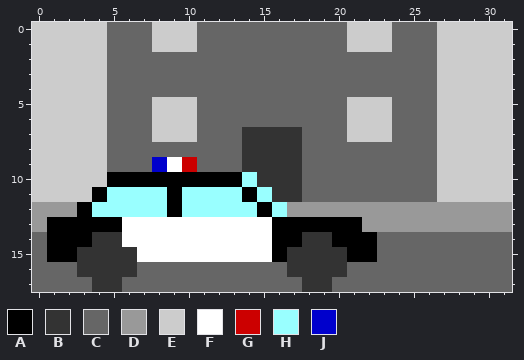
Pixel-art sprite: Common Files/Pages/Chapter 1/11/Drive-to-Officer-Home.png. Above, as it was before the edit.
The file is 32x18 pixels.
Palette (. is transparent): A #000000  B #333333  C #666666  D #999999  E #cccccc  F #ffffff  G #cc0000  H #99ffff  J #0000cc
Pixels before, first column x 0:
 0 EEEEECCCEEECCCCCCCCCCEEECCCEEEEE
 1 EEEEECCCEEECCCCCCCCCCEEECCCEEEEE
 2 EEEEECCCCCCCCCCCCCCCCCCCCCCEEEEE
 3 EEEEECCCCCCCCCCCCCCCCCCCCCCEEEEE
 4 EEEEECCCCCCCCCCCCCCCCCCCCCCEEEEE
 5 EEEEECCCEEECCCCCCCCCCEEECCCEEEEE
 6 EEEEECCCEEECCCCCCCCCCEEECCCEEEEE
 7 EEEEECCCEEECCCBBBBCCCEEECCCEEEEE
 8 EEEEECCCCCCCCCBBBBCCCCCCCCCEEEEE
 9 EEEEECCCJFGCCCBBBBCCCCCCCCCEEEEE
10 EEEEEAAAAAAAAAHBBBCCCCCCCCCEEEEE
11 EEEEAHHHHAHHHHAHBBCCCCCCCCCEEEEE
12 DDDAHHHHHAHHHHHAHDDDDDDDDDDDDDDD
13 DAAAAAFFFFFFFFFFAAAAAADDDDDDDDDD
14 CAAABBFFFFFFFFFFAABBAAACCCCCCCCC
15 CAABBBBFFFFFFFFFABBBBAACCCCCCCCC
16 CCCBBBBCCCCCCCCCCBBBBCCCCCCCCCCC
17 CCCCBBCCCCCCCCCCCCBBCCCCCCCCCCCC
The result:
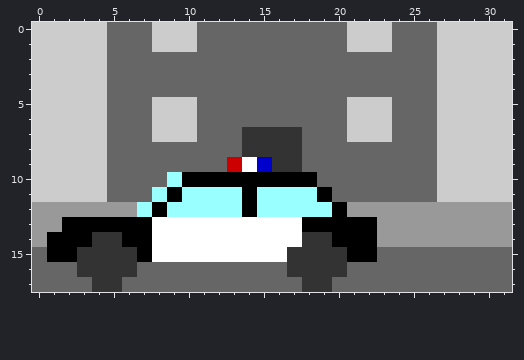
The edit:
Changed rows in their new state; - is an unchanged pixel.
first column x 0:
 9 --------CCC--GFJ----------------
10 -----CCCCH----AAAAA-------------
11 ----ECCC--------HHHA------------
12 ---DDDD-AH----AH-HHHA-----------
13 -D----AA--------FF----A---------
14 D-----AA--------FF-----DDDDDDDDD
15 -------A--------F---------------
Pixel boxes of the changes (left, top, right, bottom) in both pictures:
changed: (32, 157, 512, 262)
